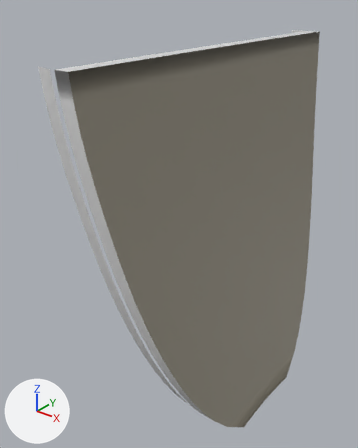
A saved change to the FBX model boats/exports/rowing/Transom.fbx.
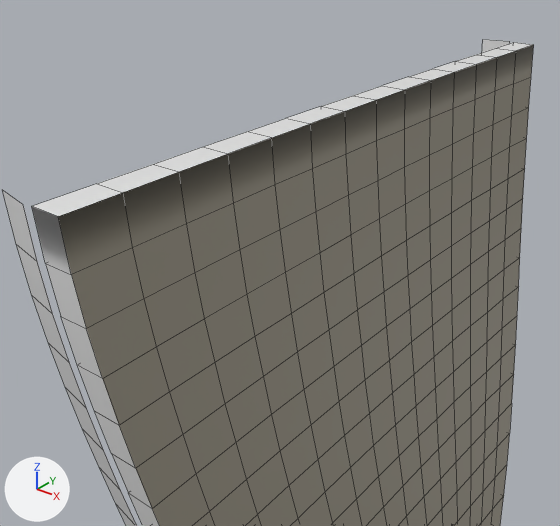
Old and new are each drawn whole from a 50 mm camera at (-3.215, -0.869, 0.84) aimed at (-3.851, -0.073, 0.347) and again close up from a 50 mm camera at (-3.355, -0.698, 0.932) aimed at (-3.902, -0.014, 0.508). The lights are fixed; the arrows at lower left show +X, +Y and +Z. The older version's two pictures come first. The close-ups show mesh edges as thin lines.

Names of what the first close-up shows: 'Transom'.
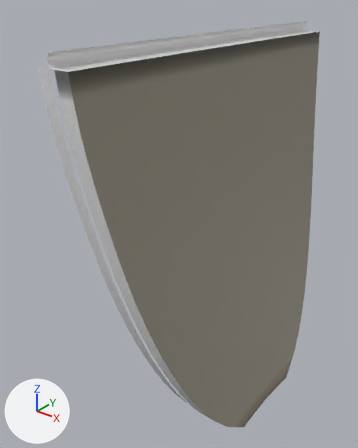
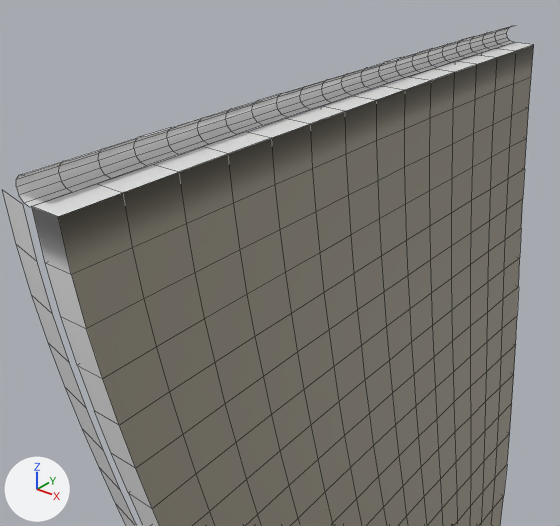
The newer file is also turned or shifted as a whole; pictures and numbers use the older file's frame.

Diff of the bpy script that builds the scene:
```diff
--- a/boats/exports/rowing/Transom.fbx.py
+++ b/boats/exports/rowing/Transom.fbx.py
@@ me_transom @@
 # used by ob_transom; location = (0.0, 0.0, 0.0)
-me_transom.from_pydata(...)  # 680 vertices, 636 faces; spans x -3.854..-3.627, y -0.411..0.411, z -0.108..0.73
+me_transom.from_pydata(...)  # 841 vertices, 768 faces; spans x -3.854..-3.627, y -0.411..0.411, z -0.108..0.754
+# me_transom part 1: a new loose piece of 161 vertices spanning x -3.828..-3.809, y -0.411..0.411, z 0.73..0.754, in mat_teak_exterior (white #e7e7e7)
 me_transom.materials.append(mat_teak_exterior)
```

Boxes (x1, y1, x2, y2) around the edits, measured in the close-ups (560 x 526 px):
'Transom', reshaped
    before: (2, 39, 534, 526)
    after: (2, 25, 534, 526)
part 1 of me_transom, added
    after: (16, 25, 514, 207)
